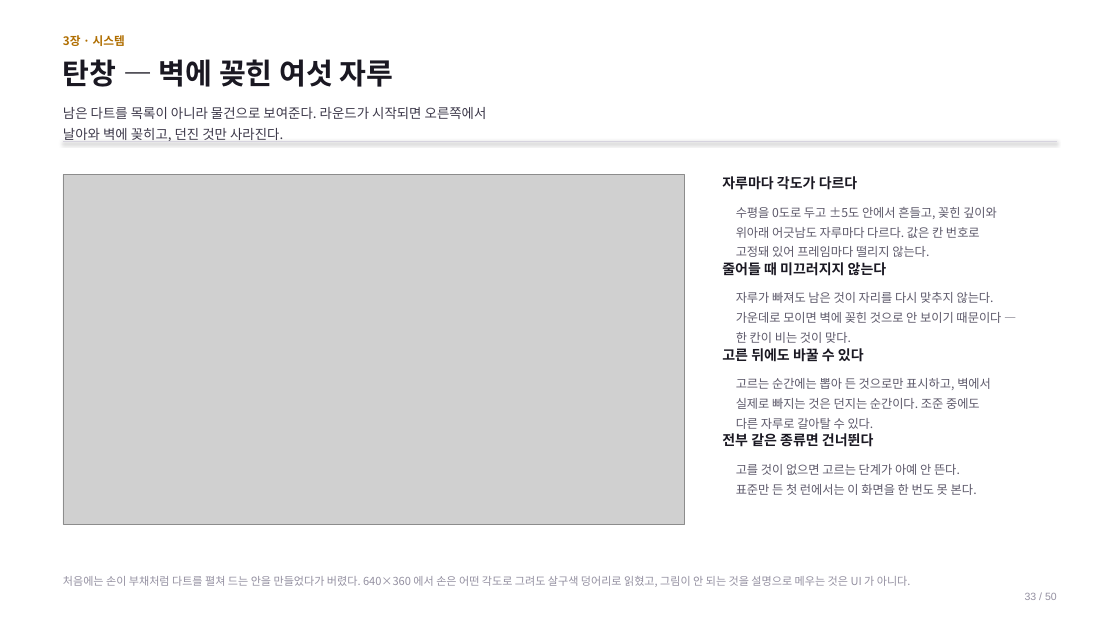
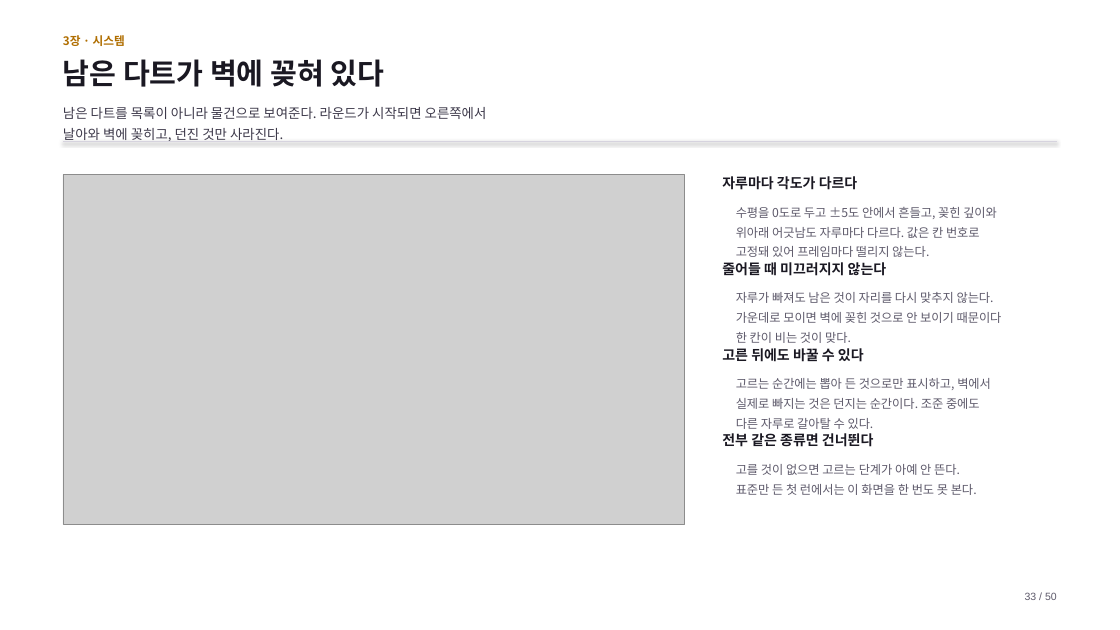
Before and after one commit to GGbong69/test-03, a slide deck: slide 33 of docs/기획서.pptx. Drawn at 1120x630 pixels with LibreOffice and Linux fonts; fonts in the diff are those of the drawing; grey boxes stand for pictures. Boxes give left, top, right and bottom in pixels: in the first picture for what was removed or moved away, otherwise in the second. Text is boxed around its words. In the diff, an @@ line names an element or a change of style, - is before the commit and + after.

```diff
--- a/docs/기획서.pptx
+++ b/docs/기획서.pptx
@@ text at [63,59,384,87]: text changed @@
-탄창 — 벽에 꽂힌 여섯 자루
+남은 다트가 벽에 꽂혀 있다
@@ text at [736,312,1002,323]: text changed @@
-가운데로 모이면 벽에 꽂힌 것으로 안 보이기 때문이다 —
+가운데로 모이면 벽에 꽂힌 것으로 안 보이기 때문이다
@@ text removed at [63,576,911,587] @@
-처음에는 손이 부채처럼 다트를 펼쳐 드는 안을 만들었다가 버렸다. 640×360 에서 손은 어떤 각도로 그려도 살구색 덩어리로 읽혔고, 그림이 안 되는 것을 설명으로 메우는 것은 UI 가 아니다.
@@ text "33 / 50" at [1025,592,1057,600]: text colour #9490A1 to #5E5A6B @@
```
Also in this commit, not shown: 49 other slides changed.
